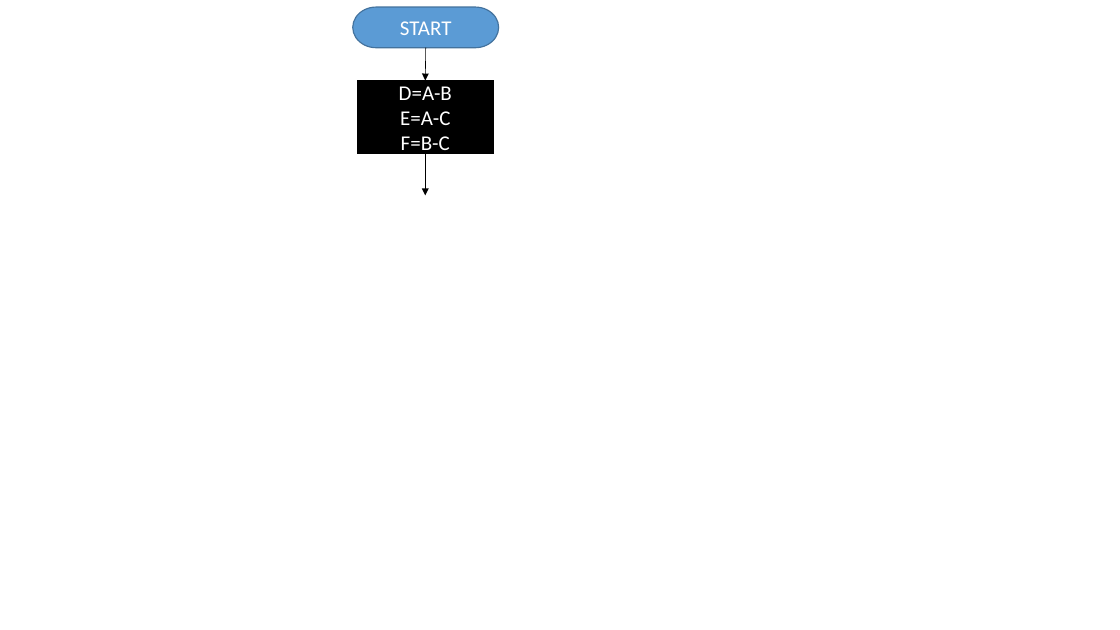
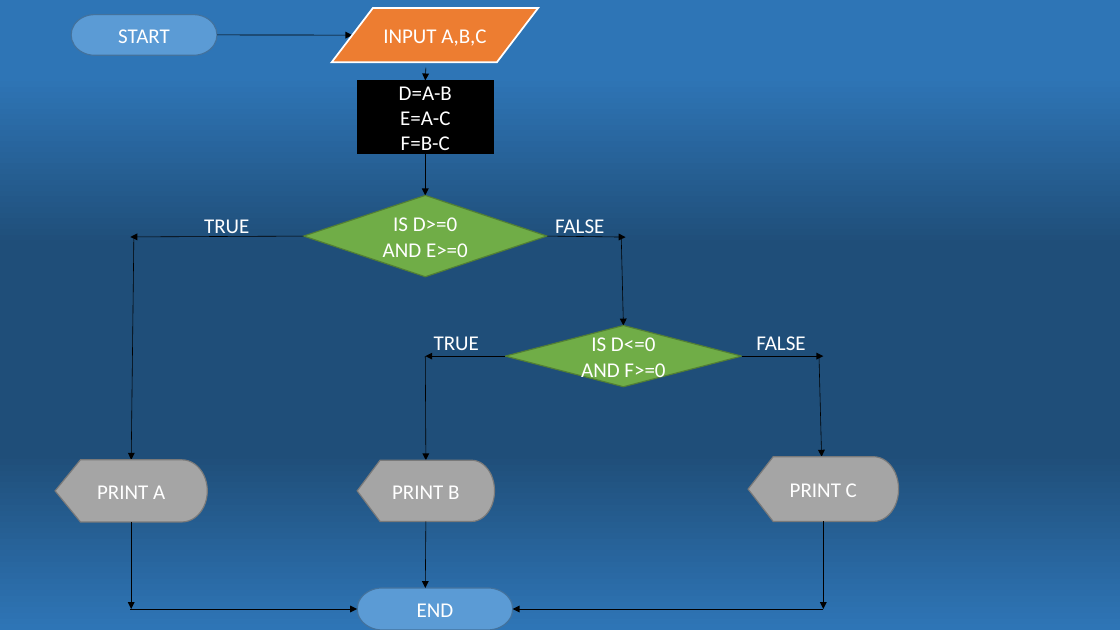
Before and after one commit to 3l4k/Lotanna_OkekeCSC102, a slide deck: slide 10 of Lotanna OkekeAA1.pptx. Drawn at 1120x630 pixels with LibreOffice and Linux fonts; fonts in the diff are those of the drawing. Boxes give left, top, right and bottom in pixels: in the first picture for what was removed or moved away, otherwise in the second. Text is boxed around its words. In the diff, an @@ line names an element or a change of style, - is before the commit and + after.

```diff
--- a/Lotanna OkekeAA1.pptx
+++ b/Lotanna OkekeAA1.pptx
@@ background #FFFFFF to gradient #2E75B6 to #1F4E79 @@
@@ pill shape "START": place and size @@
-pill shape "START" at [353, 7, 499, 47]
+pill shape "START" at [71, 14, 218, 55]
@@ flow chart input output added at [332, 8, 539, 62], fill #ED7D31, outline #FFFFFF 1.5 pt, 18 pt, text #FFFFFF @@
+INPUT A,B,C
@@ arrow added from (145, 55) to (145, 55), #000000 0.5 pt @@
@@ arrow added from (217, 35) to (353, 35), #000000 0.5 pt @@
@@ arrow moved from (426, 48) - (425, 81) to (426, 68) - (425, 81) @@
@@ diamond added at [304, 196, 547, 277], fill #70AD47, outline #538035 1 pt, 18 pt, text #FFFFFF @@
+IS D>=0 AND E>=0
@@ arrow added from (304, 236) to (130, 237), #000000 0.5 pt @@
@@ arrow added from (134, 236) to (131, 460), #000000 0.5 pt @@
@@ text added at [204, 219, 249, 237], 18 pt, text #FFFFFF @@
+TRUE
@@ arrow added from (547, 236) to (626, 237), #000000 0.5 pt @@
@@ text added at [555, 219, 604, 237], 18 pt, text #FFFFFF @@
+FALSE
@@ arrow added from (622, 236) to (623, 326), #000000 0.5 pt @@
@@ diamond added at [506, 326, 742, 387], fill #70AD47, outline #538035 1 pt, 18 pt, text #FFFFFF @@
+IS D<=0 AND F>=0
@@ arrow added from (506, 356) to (425, 356), #000000 0.5 pt @@
@@ arrow added from (425, 356) to (426, 460), #000000 0.5 pt @@
@@ text added at [434, 336, 479, 357], 18 pt, text #FFFFFF @@
+TRUE
@@ arrow added from (742, 356) to (823, 356), #000000 0.5 pt @@
@@ text added at [756, 336, 805, 357], 18 pt, text #FFFFFF @@
+FALSE
@@ arrow added from (819, 356) to (822, 457), #000000 0.5 pt @@
@@ flow chart display added at [55, 460, 208, 522], fill #A5A5A5, outline #7A7A7A 1 pt, 18 pt, text #FFFFFF @@
+PRINT A
@@ flow chart display added at [357, 460, 495, 522], fill #A5A5A5, outline #7A7A7A 1 pt, 18 pt, text #FFFFFF @@
+PRINT B
@@ flow chart display added at [749, 457, 899, 522], fill #A5A5A5, outline #7A7A7A 1 pt, 18 pt, text #FFFFFF @@
+PRINT C
@@ arrow added from (131, 522) to (131, 609), #000000 0.5 pt @@
@@ arrow added from (426, 522) to (425, 588), #000000 0.5 pt @@
@@ arrow added from (823, 522) to (823, 609), #000000 0.5 pt @@
@@ pill shape added at [357, 588, 513, 630], fill #5B9BD5, outline #43739E 1 pt, 18 pt, text #FFFFFF @@
+END
@@ arrow added from (130, 609) to (357, 609), #000000 0.5 pt @@
@@ arrow added from (823, 609) to (513, 609), #000000 0.5 pt @@
```
Also in this commit, not shown: 3 other slides changed, 9 slides added, 1 other file.
